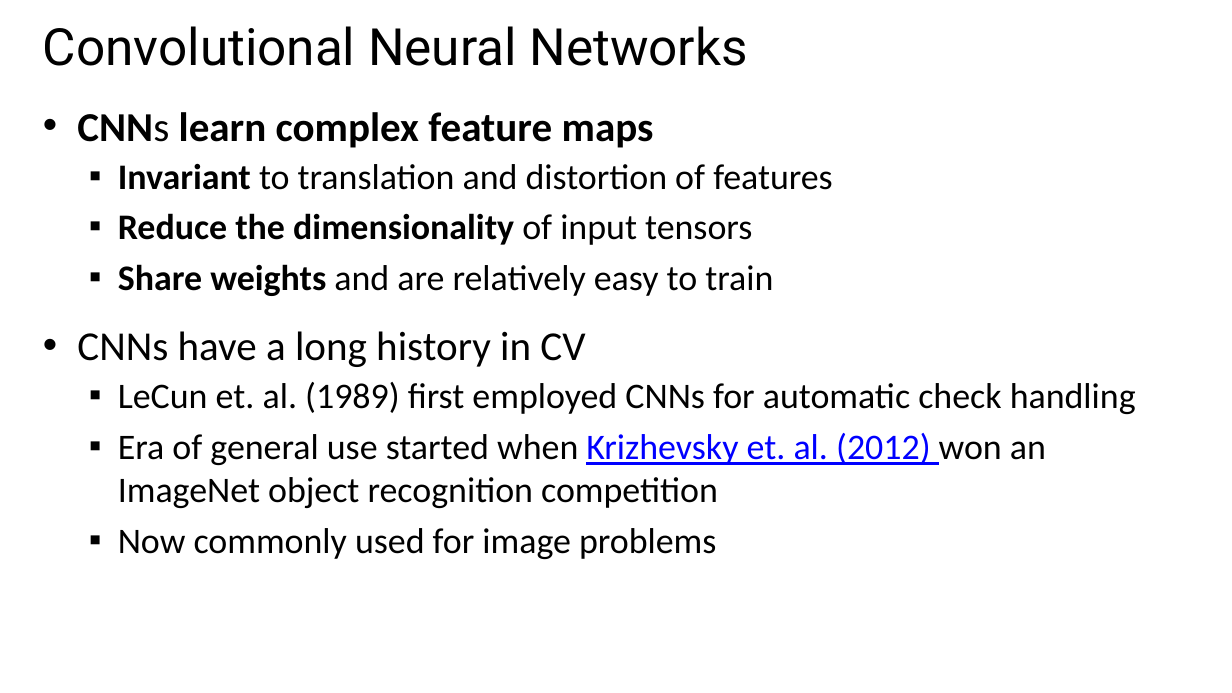
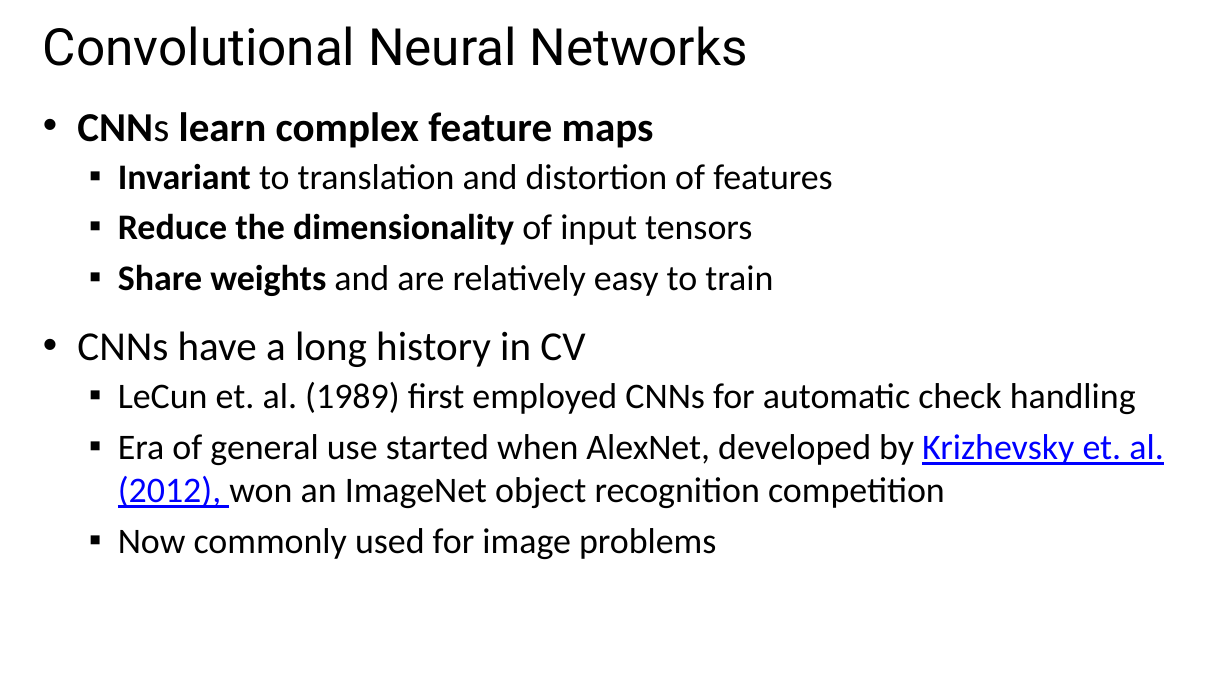
Before and after one commit to StephenElston/CSCI-E25, a slide deck: slide 3 of Slides/6_ConvolutionalNNs.pptx. Drawn at 1232x693 pixels with LibreOffice and Linux fonts; fonts in the diff are those of the drawing. Boxes give left, top, right and bottom in pixels: in the first picture for what was removed or moved away, otherwise in the second. Text is boxed around its words. In the diff, an @@ line names an element or a change of style, - is before the commit and + after.

Commit message:
Small updates to slides

```diff
--- a/Slides/6_ConvolutionalNNs.pptx
+++ b/Slides/6_ConvolutionalNNs.pptx
@@ text at (118,434,1164,508): text changed @@
-  ▪ Era of general use started when Krizhevsky et. al. (2012) won an ImageNet object recognition competition
+  ▪ Era of general use started when AlexNet, developed by Krizhevsky et. al. (2012), won an ImageNet object recognition competition
```
Also in this commit, not shown: 2 other slides changed, 3 slides added, 1 slide removed.
